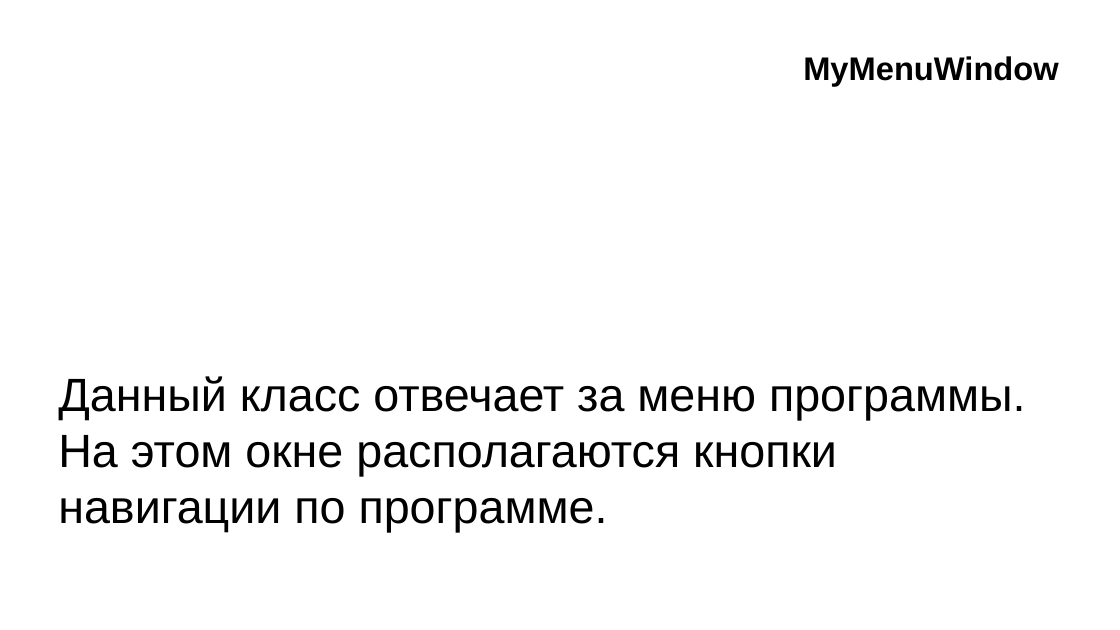
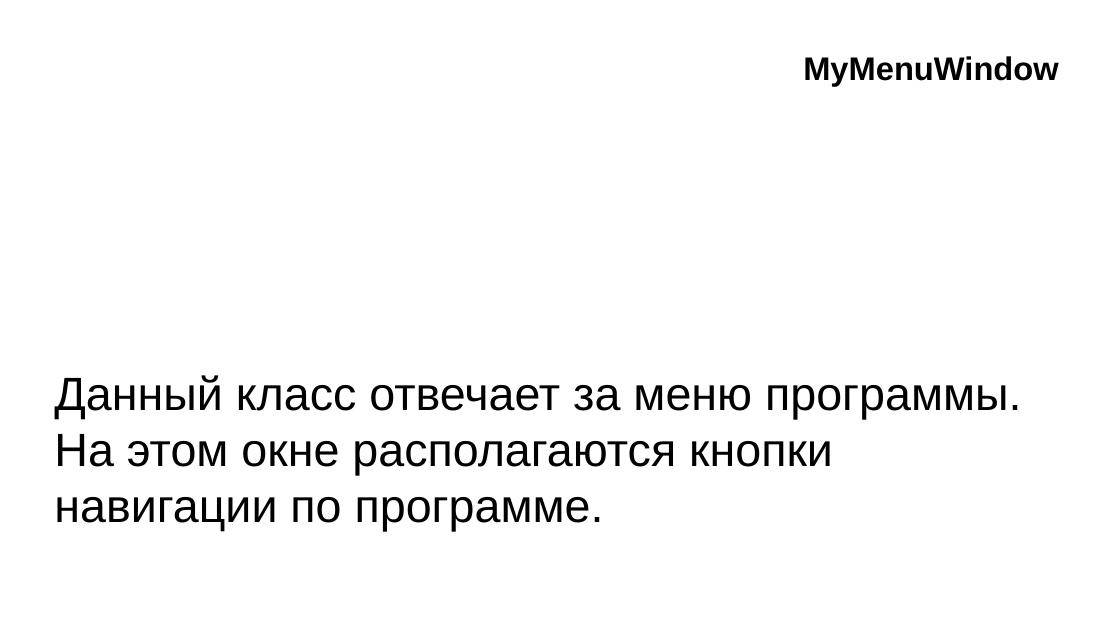
Before and after one commit to qwatro2/yandex_pyqt_project, a slide deck: slide 10 of Презентация.pptx. Drawn at 1120x630 pixels with LibreOffice and Linux fonts; fonts in the diff are those of the drawing; background and template pictures are left out. Boxes give left, top, right and bottom in pixels: in the first picture for what was removed or moved away, otherwise in the second. Text is boxed around its words. In the diff, an @@ line names an element or a change of style, - is before the commit and + after.

Commit message:
last commit

```diff
--- a/Презентация.pptx
+++ b/Презентация.pptx
@@ text "Данный класс отвечает за меню ...": place and size @@
-text "Данный класс отвечает за меню ..." at (58, 376, 1025, 532)
+text "Данный класс отвечает за меню ..." at (54, 375, 1021, 531)
```
Also in this commit, not shown: 4 other slides changed, 1 slide added.
